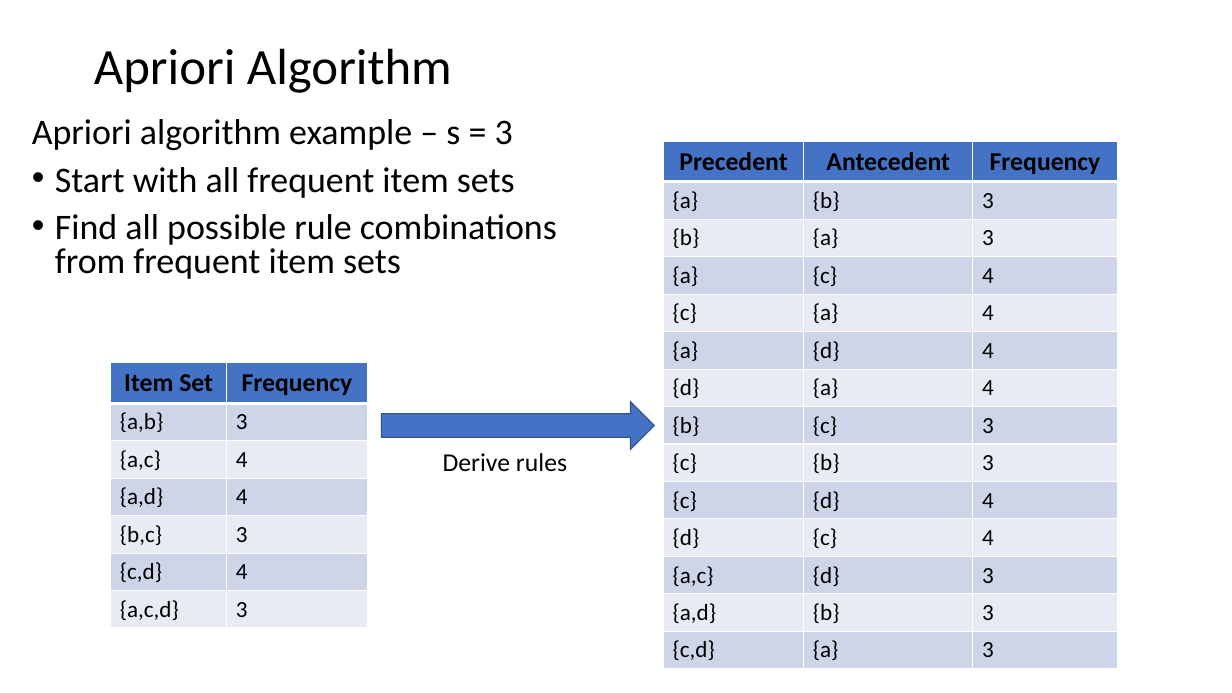
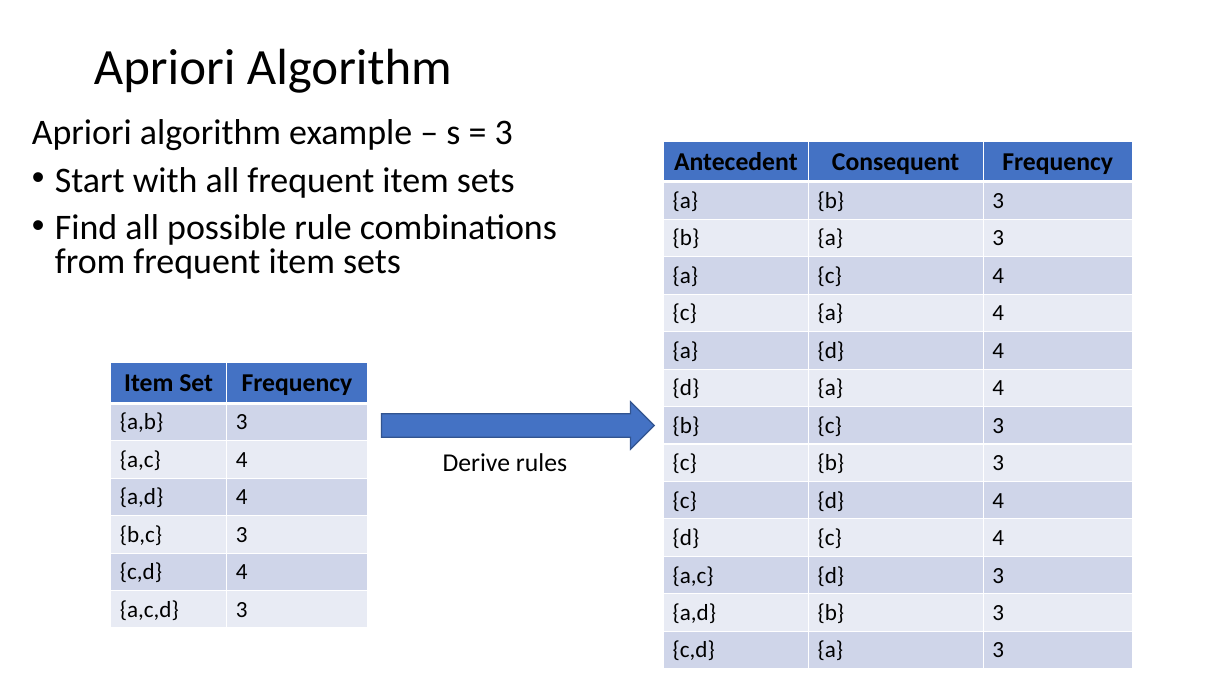
Before and after one commit to StephenElston/CSCI-E-108, a slide deck: slide 14 of slides/10_AssociationsFrequentItems.pptx. Drawn at 1232x693 pixels with LibreOffice and Linux fonts; fonts in the diff are those of the drawing. Boxes give left, top, right and bottom in pixels: in the first picture for what was removed or moved away, otherwise in the second. Text is boxed around its words. In the diff, an @@ line names an element or a change of style, - is before the commit and + after.

```diff
--- a/slides/10_AssociationsFrequentItems.pptx
+++ b/slides/10_AssociationsFrequentItems.pptx
@@ table at box(664, 141, 1133, 669) @@
-row 1, column 1: Precedent
+row 1, column 1: Antecedent
-row 1, column 2: Antecedent
+row 1, column 2: Consequent
@@ table: place and size @@
-table at box(664, 141, 1117, 669)
+table at box(664, 141, 1133, 669)
```
Also in this commit, not shown: 12 other slides changed, 1 slide added.
